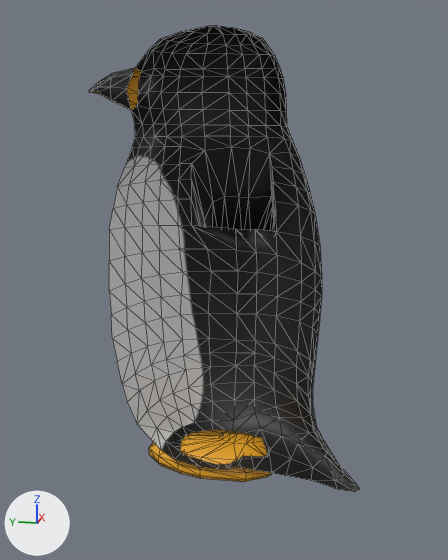
An edit to the glTF model public/assets/geometries/characters/penguin.glb, drawn before and after from the same camera.
Both versions are drawn from a camera (50 mm lens) standing at (-5.2, -1.1, 3.3) and looking at (-0.02, -0.06, 2.0). Arrows for +X, +Y and +Z are at lower left; the lights stay in place. Mesh edges are drawn as thin lines. Vertices at the same position are counted once.

In view in the first picture: 'penguin'.
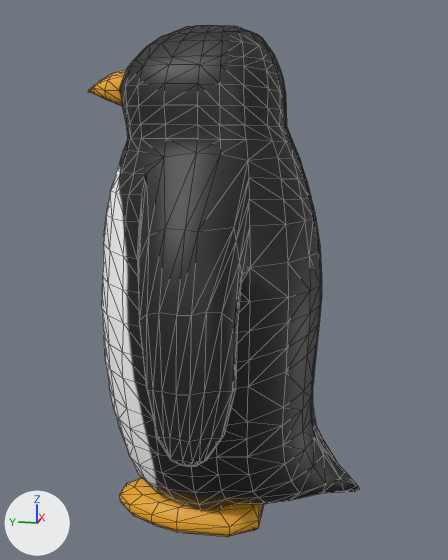
Changed parts and their boxes [x1, y1, x2, y2] in the pictures (448 x 560 px):
'penguin', reshaped (10% taller): before [89, 26, 360, 492]; after [88, 25, 360, 537]
part 1 of me_cube_005, added (orange): after [120, 478, 264, 537]
part 2 of me_cube_005, added: after [88, 25, 360, 510]

Edits to the bpy script that builds the scene:
```text
Change me_cube_005:
    used by ob_penguin; location = (0.0, -0.19, 0.165)
    remove me_cube_005.from_pydata(...)  # 511 vertices, 951 faces; spans x 0.0..1.38, y -1.13..1.31, z -0.18..3.93
    add me_cube_005.from_pydata(...)  # 945 vertices, 1884 faces; spans x -1.38..1.38, y -1.13..1.31, z -0.18..3.93
    me_cube_005 part 1: the loose piece of 60 vertices spanning x 0.04..0.8, y -0.29..0.99, z -0.18..0.1 is copied, and the copy is mirrored in x about the mesh origin; it spans x -0.8..-0.04, y -0.29..0.99, z -0.18..0.1
    me_cube_005 part 2: 374 vertices added at x -1.38..-0.01, y -0.99..1.31, z -0.07..3.91
```
